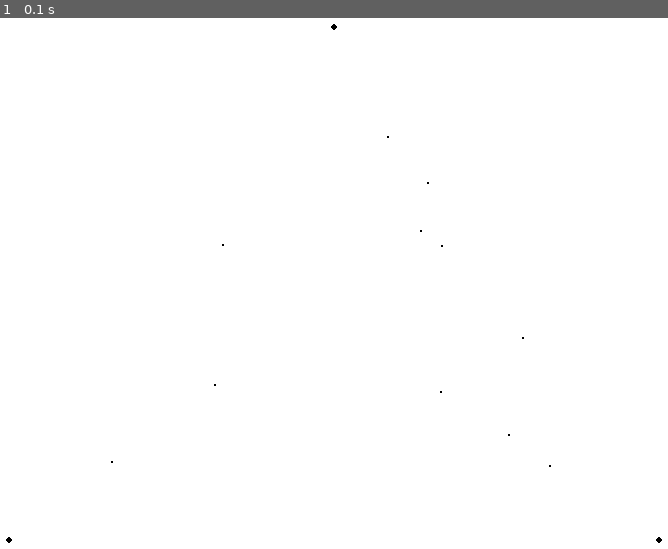
Above: before the commit, frame 1.
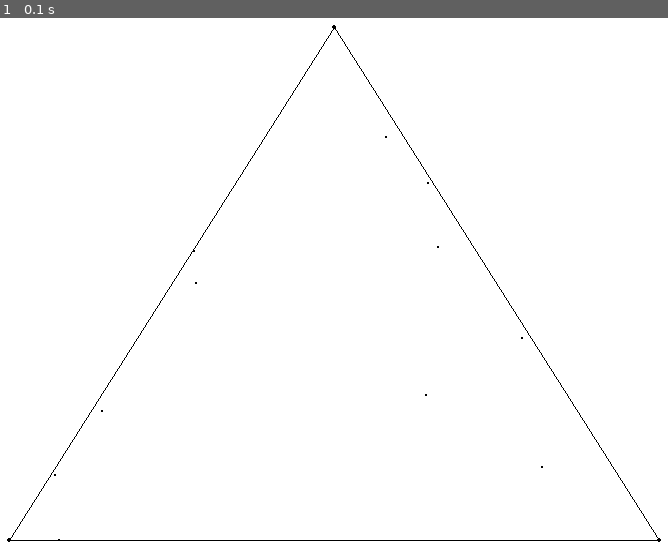
Above: after the commit, the same moment.

Repository: ReDedrik/sierpinski_triangle_pygame
Game: pygame game, started from main.py
Same seed, same stepped clock (60 frames per second), same inputs: the game is played once before the commit and once after it.
Inputs:
- Up to frame 1 (0.1 s): no input

The runs differ from the first frame. In frame 1, 0.5% of the frame differs, in the area x 0-100%, y 1-99%.

Commit message:
added lines to edges of triangle

Diff:
--- a/main.py
+++ b/main.py
@@ -9,7 +9,7 @@
 ### creating canvas and establishing variables
 ###
 i = 0
-dots = 100000
+dots = 30000
 dotsize = 1
 height, width = 800, 800
 size = (height, width)
@@ -25,6 +25,10 @@
 ###
 def Dot(x, size = dotsize):
     pygame.draw.circle(screen, black, (x[0], x[1]), size)
+
+def Line(point1, point2):
+    pygame.draw.line(screen, black, point1, point2)
+
 
 ###
 ### establishing the corners
@@ -44,6 +48,9 @@
             s * pt1[1] + t * pt2[1] + u * pt3[1])
 
 
+###
+### function to pick a random vertex
+###
 def random_vertex():
     num = rd.randint(1, 3)
     if num == 1:
@@ -53,18 +60,30 @@
     if num == 3:
         return corner3
 
+###
+### function to find the new midpoint
+###
 def draw_new_point(point1, point2):
     x_value = (point1[0] + point2[0]) / 2
     y_value = (point1[1] + point2[1]) / 2
     return (x_value, y_value)
 
 
-fp = first_point(corner1, corner2, corner3)
-Dot(corner1, 3)
-Dot(corner2, 3)
-Dot(corner3, 3)
-Dot(fp)
-next_point = fp
+Dot(corner1, 2)
+Dot(corner2, 2)
+Dot(corner3, 2)
+Line(corner1, corner2)
+Line(corner2, corner3)
+Line(corner1, corner3)
+
+
+next_point = (corner1[0] + 50, corner1[1])
+Dot(next_point)
+
+
+###
+### game loop (update)
+###
 while True:
     for event in pygame.event.get():
         if event.type == pygame.QUIT: sys.exit()
@@ -72,8 +91,5 @@
         vertex = random_vertex()
         next_point = draw_new_point(next_point, vertex)
         Dot(next_point)
-
-
-
     i += 1
     pygame.display.update()
